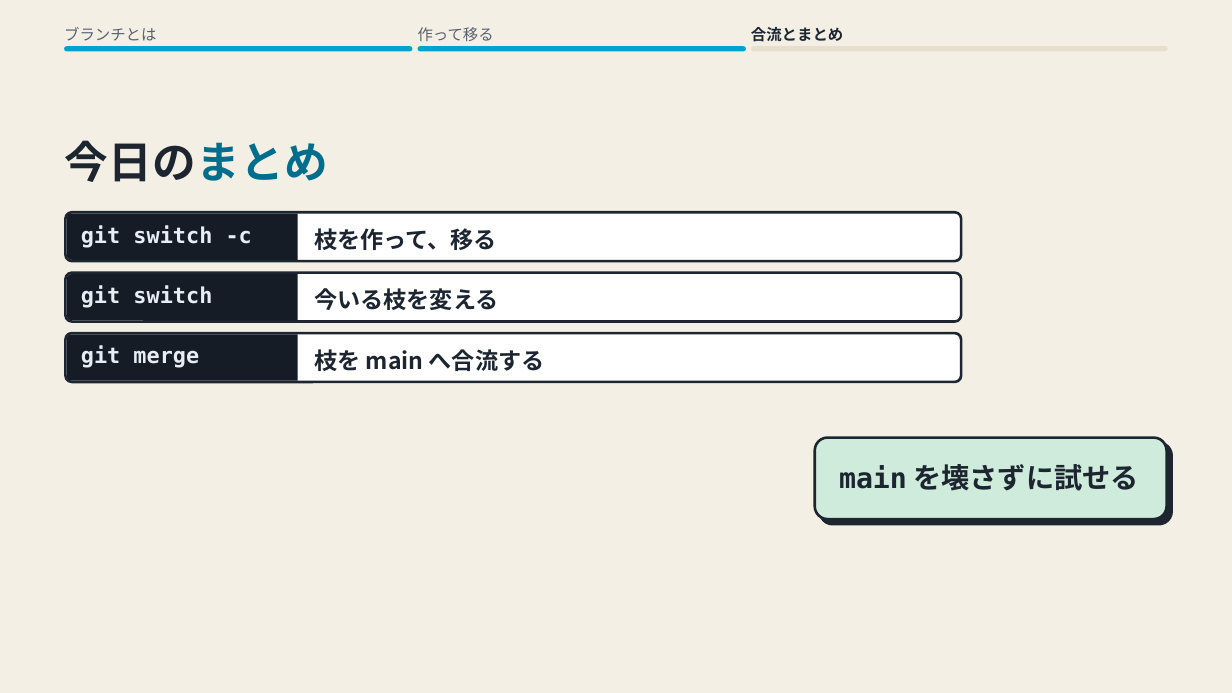
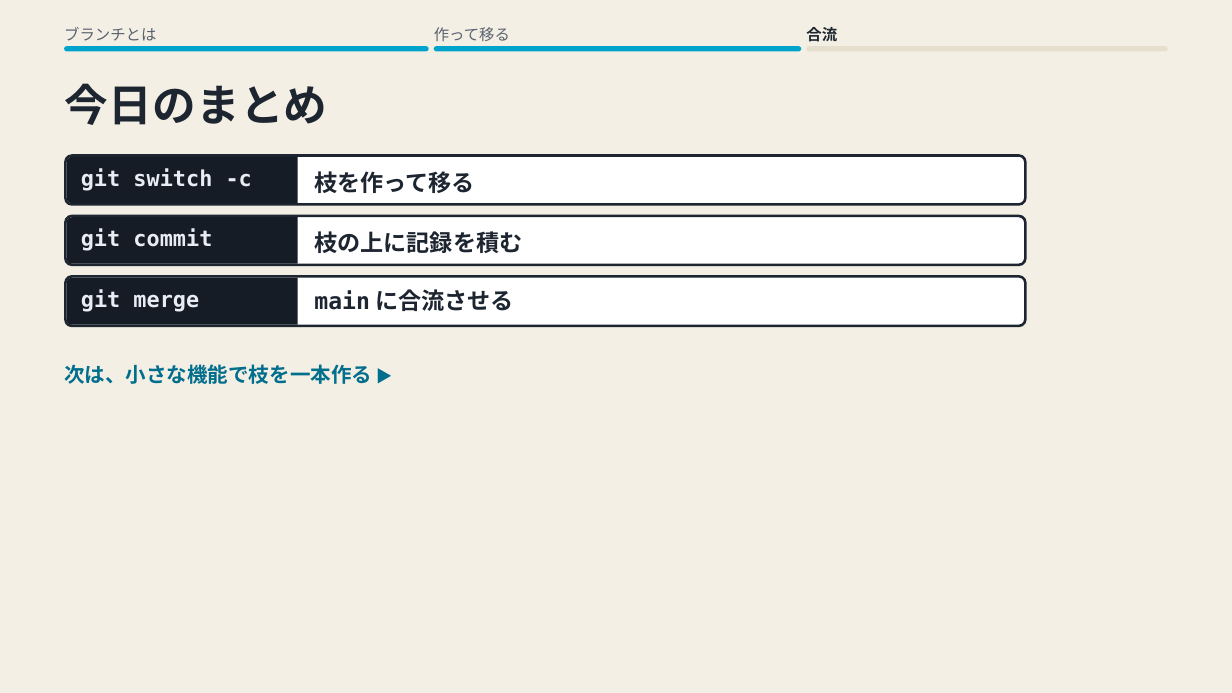
Before and after one commit to yukihito-jokyu/context, a slide deck: slide 4 of docs/artifacts/skills/motion-deck/git-branch.pptx. Drawn at 1232x693 pixels with LibreOffice and Linux fonts; fonts in the diff are those of the drawing. Boxes give left, top, right and bottom in pixels: in the first picture for what was removed or moved away, otherwise in the second. Text is boxed around its words. In the diff, an @@ line names an element or a change of style, - is before the commit and + after.

```diff
--- a/docs/artifacts/skills/motion-deck/git-branch.pptx
+++ b/docs/artifacts/skills/motion-deck/git-branch.pptx
@@ text "作って移る": place and size @@
-text "作って移る" at [418,27,494,41]
+text "作って移る" at [434,27,510,41]
@@ text at [806,27,837,42]: text changed @@
-合流とまとめ
+合流
@@ rounded rectangle: place and size @@
-rounded rectangle at [64,46,412,52]
+rounded rectangle at [64,46,428,52]
@@ rounded rectangle: place and size @@
-rounded rectangle at [418,46,746,52]
+rounded rectangle at [433,46,801,52]
@@ rounded rectangle: place and size @@
-rounded rectangle at [751,46,1168,52]
+rounded rectangle at [807,46,1168,52]
@@ text "今日のまとめ" at [64,83,327,125]: text colour #006E8C to #1C2530 in "今日のまとめ" @@
@@ rounded rectangle: place and size @@
-rounded rectangle at [66,213,961,262]
+rounded rectangle at [66,155,1026,204]
@@ text at [314,171,475,193]: text changed @@
-枝を作って、移る
+枝を作って移る
@@ rounded rectangle: place and size @@
-rounded rectangle at [66,273,961,322]
+rounded rectangle at [66,216,1026,265]
@@ 3 texts, 3 freeform shapes: place and size @@
-3 texts, 3 freeform shapes at [64,140,328,381]
+3 texts, 3 freeform shapes at [64,83,327,325]
@@ text at [81,228,212,251]: text changed @@
-git switch
+git commit
@@ text at [314,231,522,253]: text changed @@
-今いる枝を変える
+枝の上に記録を積む
@@ rounded rectangle: place and size @@
-rounded rectangle at [66,334,961,383]
+rounded rectangle at [66,276,1026,326]
@@ rounded rectangle at [66,276,1026,326]: proportions changed @@
@@ text at [314,289,514,311]: text changed @@
-枝を main へ合流する
+main に合流させる
@@ group added at [64,364,395,384]: 11 texts @@
+▶
+次
+は
+、
+小さな
+機能
+で
+枝
+を
+一本
+作る
@@ rounded rectangle removed at [815,438,1167,519] @@
@@ text removed at [839,464,1138,491] @@
-main を壊さずに試せる
```
Also in this commit, not shown: 2 other slides changed, 1 slide added, 1 slide removed, 15 other files.
